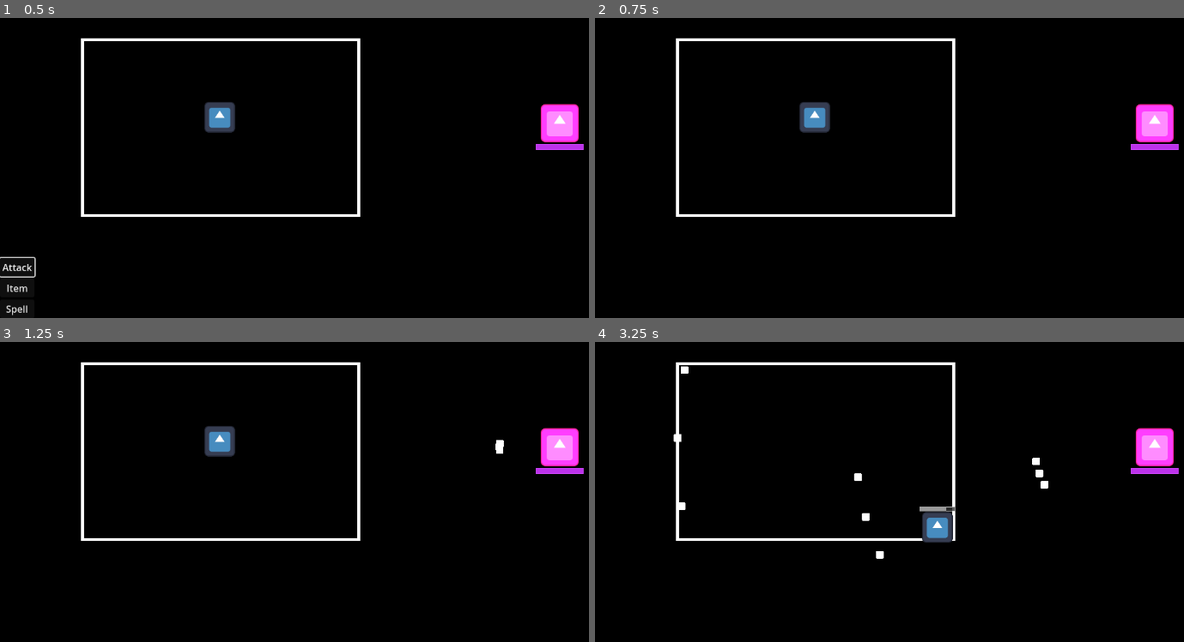
Above: before the commit, frames 1-4 (two rows, left to right).
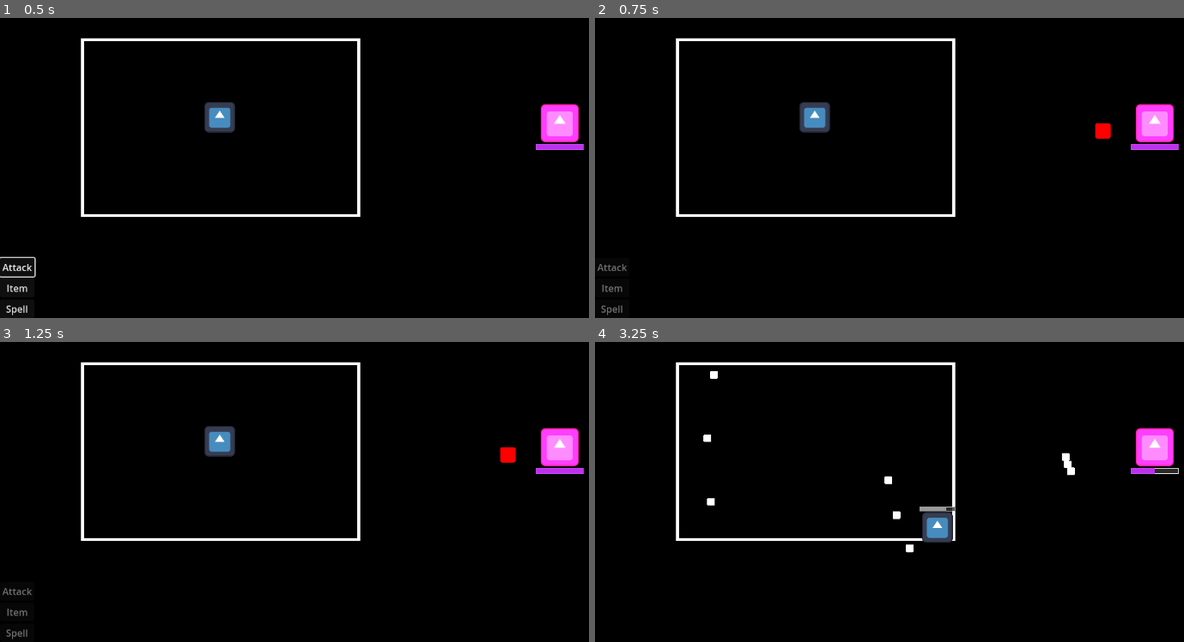
Above: after the commit, the same moments.

Repository: kriegueur/shovel_jam
Game: Godot game, scene res://scenes/battle_scene.tscn
The game is run twice, just before and just after one commit, with the same random seed, the same clock (stepped at 60 frames per second) and the same inputs. The engine's default icon, where the game draws it, is replaced by a stand-in: a white triangle on a blue panel in a dark square.
Inputs:
- Up to frame 1 (0.5 s): no input
- Up to frame 2 (0.75 s): click "Attack" at 0.5 s
- Up to frame 3 (1.25 s): no input
- Up to frame 4 (3.25 s): tap Enter (ui_accept) at 1.25, 2.27, 2.3, 2.57 s; hold D (right) 1.28-2.03 s; hold Enter (ui_accept) 1.28-2.03 s; hold Down (ui_down) 2.03-2.78 s; tap Shift (dash) at 2.1 s; hold D (right) from 2.78 s (still down); hold Enter (ui_accept) from 2.78 s (still down)

Frame 1 is identical in both runs. In frame 2, 0.3% of the frame differs, in the area x 0-88%, y 34-100%; in frame 3, 0.4%; in frame 4, 0.7%, in the area x 13-100%, y 8-73%.

Commit message:
player attack and end of battle

Diff:
--- a/scenes/battle_scene.tscn
+++ b/scenes/battle_scene.tscn
@@ -1,6 +1,7 @@
-[gd_scene load_steps=8 format=3 uid="uid://csu8nc0640f4u"]
+[gd_scene load_steps=9 format=3 uid="uid://csu8nc0640f4u"]
 
 [ext_resource type="Script" uid="uid://dbmhajqs308a8" path="res://scripts/battle_scene.gd" id="1_8qdv8"]
+[ext_resource type="Texture2D" uid="uid://ct4vbwak8qdtb" path="res://icon.svg" id="2_8qdv8"]
 [ext_resource type="PackedScene" uid="uid://cw7ls5qlpy6og" path="res://scenes/player.tscn" id="2_pxwbd"]
 [ext_resource type="Texture2D" uid="uid://bdaya6ok561ot" path="res://temporary_background.png" id="4_svpld"]
 
@@ -51,6 +52,13 @@
 focus_neighbor_bottom = NodePath("../Attack")
 text = "Spell"
 
+[node name="Cursor" type="TextureRect" parent="UI"]
+modulate = Color(100, 0, 0, 1)
+offset_right = 40.0
+offset_bottom = 40.0
+scale = Vector2(0.2, 0.2)
+texture = ExtResource("2_8qdv8")
+
 [node name="Player" parent="." instance=ExtResource("2_pxwbd")]
 position = Vector2(369, 310)
 
@@ -86,5 +94,5 @@
 texture = ExtResource("4_svpld")
 
 [node name="Timer" type="Timer" parent="."]
-wait_time = 30.0
+wait_time = 10.0
 one_shot = true
--- a/scripts/battle_scene.gd
+++ b/scripts/battle_scene.gd
@@ -1,4 +1,11 @@
 extends Node2D
+
+enum BattleState {
+	ACTION_CHOICE,
+	TARGET_CHOICE,
+	ENEMY_TURN
+}
+var state : BattleState = BattleState.ACTION_CHOICE
 
 const MOB_GROUPS = {
 	"world1" : [
@@ -8,29 +15,41 @@
 }
 
 var rng = RandomNumberGenerator.new()
-var enemies = []
+var enemies : Array[Enemy] = []
+var current_target = 0
+
+@onready var cursor: TextureRect = $UI/Cursor
+@onready var player_actions: VBoxContainer = $UI/PlayerActionsContainer
+@onready var attack_button: Button = $UI/PlayerActionsContainer/Attack
+@onready var timer: Timer = $Timer
+@onready var player: Player = $Player
 
 # Called when the node enters the scene tree for the first time.
 func _ready() -> void:
 	init_enemies()
-	$UI/PlayerActionsContainer/Attack.grab_focus()
-	$UI/PlayerActionsContainer/Attack.connect("pressed",func ():
-		$Timer.start()
-		$Player.start_moving()
-		for enemy in enemies:
-			enemy.start_shooting()
-		$UI.hide()
-	)
-	$Timer.connect("timeout", func():
-		for enemy in enemies:
-			enemy.stop_shooting()
-		$UI.show()
-		$UI/PlayerActionsContainer/Attack.grab_focus()
-		$Player.stop_moving()
-	)
-	$Player.connect("player_hit", func():
+	start_action_choice()
+	attack_button.connect("pressed", start_target_choice)
+	timer.connect("timeout", stop_enemy_turn)
+	player.connect("player_hit", func():
 		print("player loses HP TODO")
 	)
+
+func _input(event: InputEvent) -> void:
+	match state:
+		BattleState.TARGET_CHOICE:
+			if event.is_action_pressed("ui_up"):
+				current_target = (current_target - 1)%len(enemies)
+				_set_cursor_position()
+			elif event.is_action_pressed("ui_down"):
+				current_target = (current_target + 1)%len(enemies)
+				_set_cursor_position()
+			elif event.is_action_pressed("ui_accept"):
+				enemies[current_target].damage(GameState.player_damage)
+				start_enemy_turn()
+			elif event.is_action_pressed("ui_cancel"):
+				start_action_choice()
+		_:
+			pass
 
 func init_enemies():
 	var current_world = GameState.current_world
@@ -52,13 +71,56 @@
 	var i = 0
 	for enemy in possible_groups[chosen_group]:
 		var enemy_scene : PackedScene = load("res://scenes/enemies/" + enemy + ".tscn")
-		var spawned = enemy_scene.instantiate()
+		var spawned : Enemy = enemy_scene.instantiate()
 		spawned.global_position = positions[i]
 		add_child(spawned)
 		enemies.append(spawned)
+		spawned.get_component().connect("enemy_died", func():
+			enemy_died(spawned)
+		)
 		i += 1
 
 
-# Called every frame. 'delta' is the elapsed time since the previous frame.
-func _process(delta: float) -> void:
-	pass
+func start_enemy_turn():
+	state = BattleState.ENEMY_TURN
+	timer.start()
+	player.start_moving()
+	for enemy in enemies:
+		enemy.start_shooting()
+	$UI.hide()
+
+func start_target_choice():
+	state = BattleState.TARGET_CHOICE
+	for button : Button in player_actions.get_children():
+		button.disabled = true
+	attack_button.release_focus()
+	_set_cursor_position()
+	cursor.show()
+
+func stop_enemy_turn():
+	for enemy in enemies:
+			enemy.stop_shooting()
+	player.stop_moving()
+	$UI.show()
+	start_action_choice()
+
+func start_action_choice():
+	state = BattleState.ACTION_CHOICE
+	cursor.hide()
+	for button : Button in player_actions.get_children():
+		button.disabled = false
+	attack_button.grab_focus()
+
+func _set_cursor_position():
+	const cursor_offset : Vector2 = Vector2(-100, 0)
+	cursor.global_position = enemies[current_target].global_position + cursor_offset
+
+func enemy_died(enemy : Enemy):
+	var enemy_index = enemies.find(enemy)
+	enemies.remove_at(enemy_index)
+	enemy.queue_free()
+	if enemies.is_empty():
+		battle_over()
+
+func battle_over():
+	get_tree().reload_current_scene()
--- a/scripts/enemy.gd
+++ b/scripts/enemy.gd
@@ -7,3 +7,9 @@
 
 func stop_shooting():
 	$enemy_component.stop_shooting()
+
+func damage(value : int):
+	$enemy_component.damage(value)
+
+func get_component() -> EnemyComponent:
+	return $enemy_component
--- a/scripts/enemy_component.gd
+++ b/scripts/enemy_component.gd
@@ -1,4 +1,5 @@
 extends Node2D
+class_name EnemyComponent
 
 @onready var timer: Timer = $Timer
 @onready var progress_bar: ProgressBar = $ProgressBar
@@ -52,7 +53,7 @@
 
 func take_damage(damage: int):
 	current_health = max(0, current_health - damage)
-	ProgressBar.value = current_health
+	progress_bar.value = current_health
 	health_changed.emit(current_health, max_health)
 	if current_health <= 0:
 		die()
--- a/scripts/game_state.gd
+++ b/scripts/game_state.gd
@@ -1,6 +1,7 @@
 extends Node
 
 var current_world : int = 1
+var player_damage = 50
 
 # Called when the node enters the scene tree for the first time.
 func _ready() -> void:
